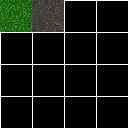
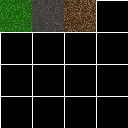
Revision of a layered 128×128 image; what changed, layer by layer:
painted on "Background" over [64, 0, 96, 32]
